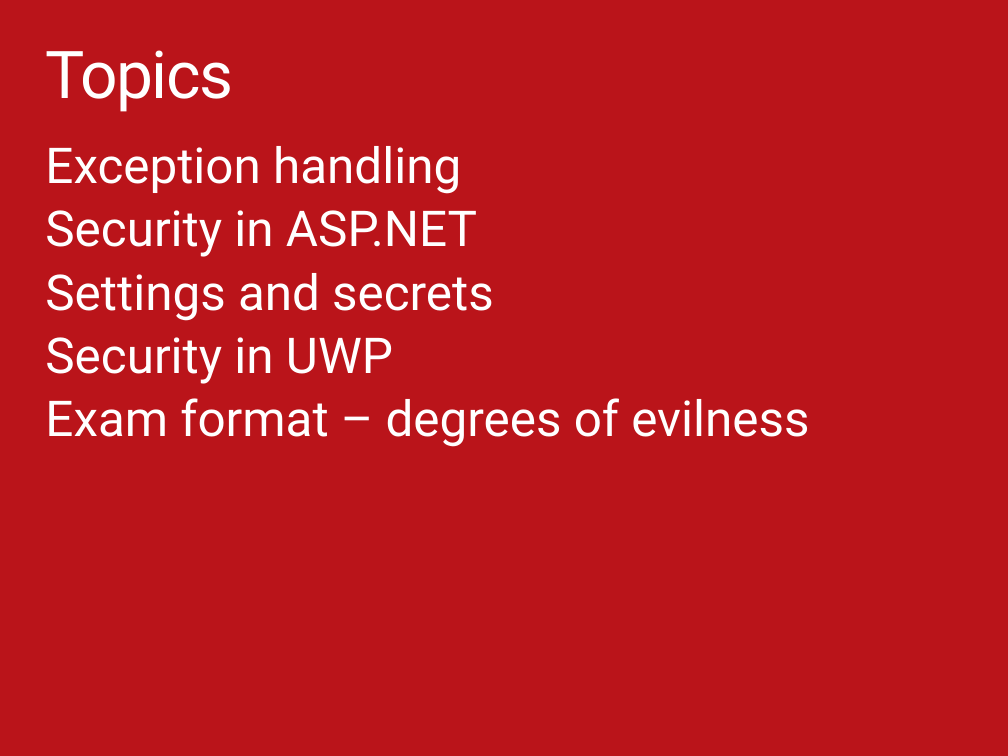
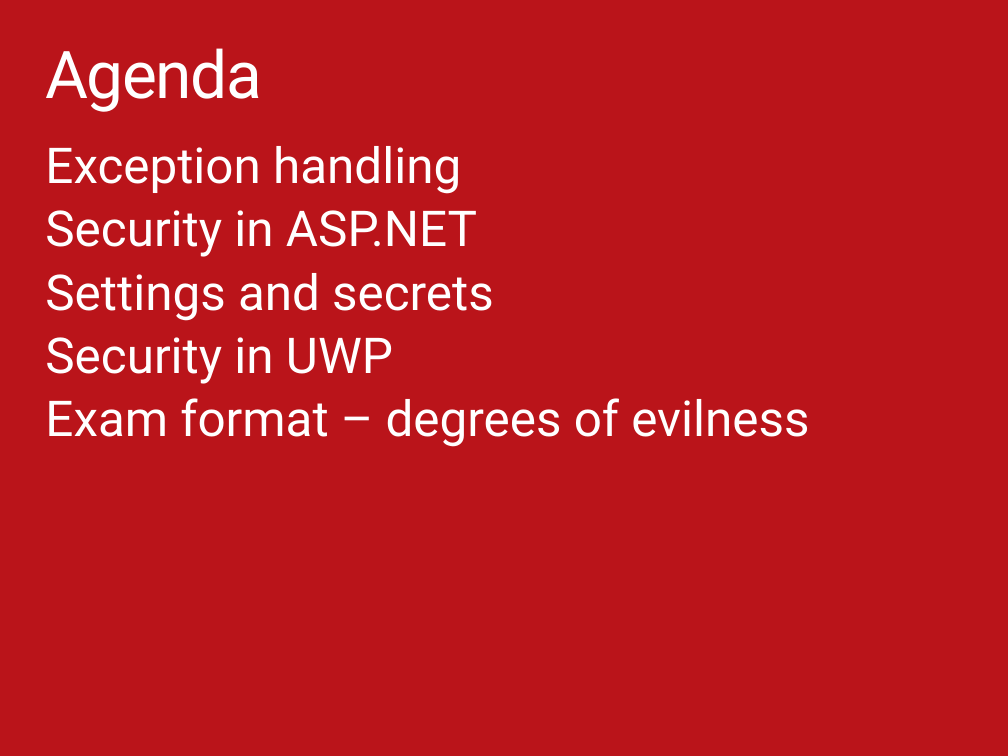
Before and after one commit to ondfisk/BDSA2016, a slide deck: slide 2 of Slides/Lecture11 - CSharp Redux.pptx. Drawn at 1008x756 pixels with LibreOffice and Linux fonts; fonts in the diff are those of the drawing. Boxes give left, top, right and bottom in pixels: in the first picture for what was removed or moved away, otherwise in the second. Text is boxed around its words. In the diff, an @@ line names an element or a change of style, - is before the commit and + after.

```diff
--- a/Slides/Lecture11 - CSharp Redux.pptx
+++ b/Slides/Lecture11 - CSharp Redux.pptx
@@ title at (45, 48, 262, 112): text changed @@
-Topics
+Agenda
```
Also in this commit, not shown: 13 other files.
